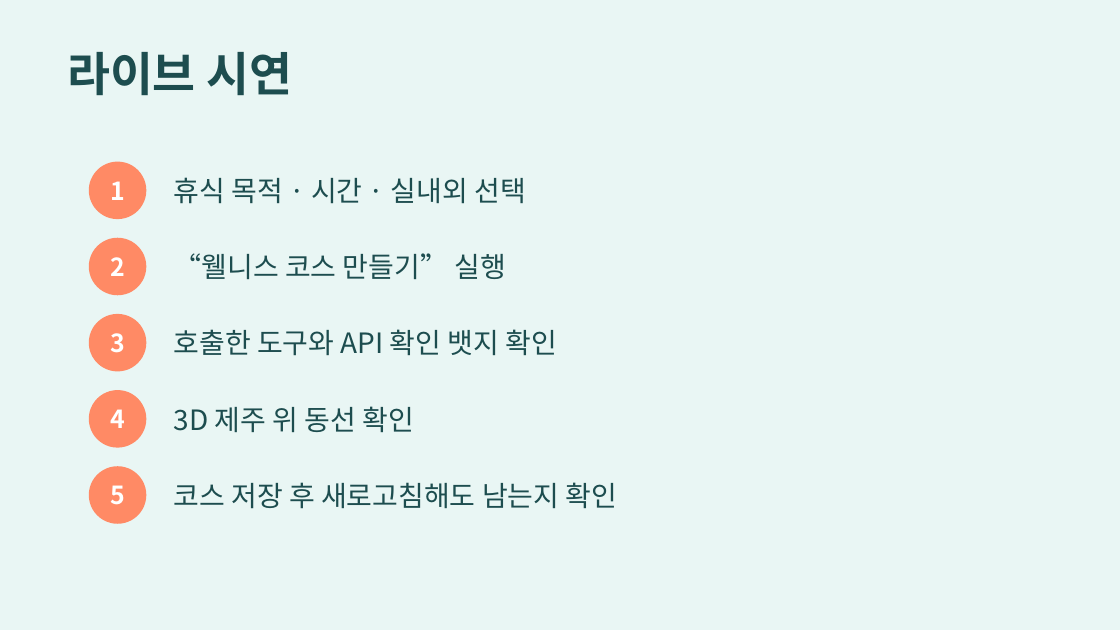
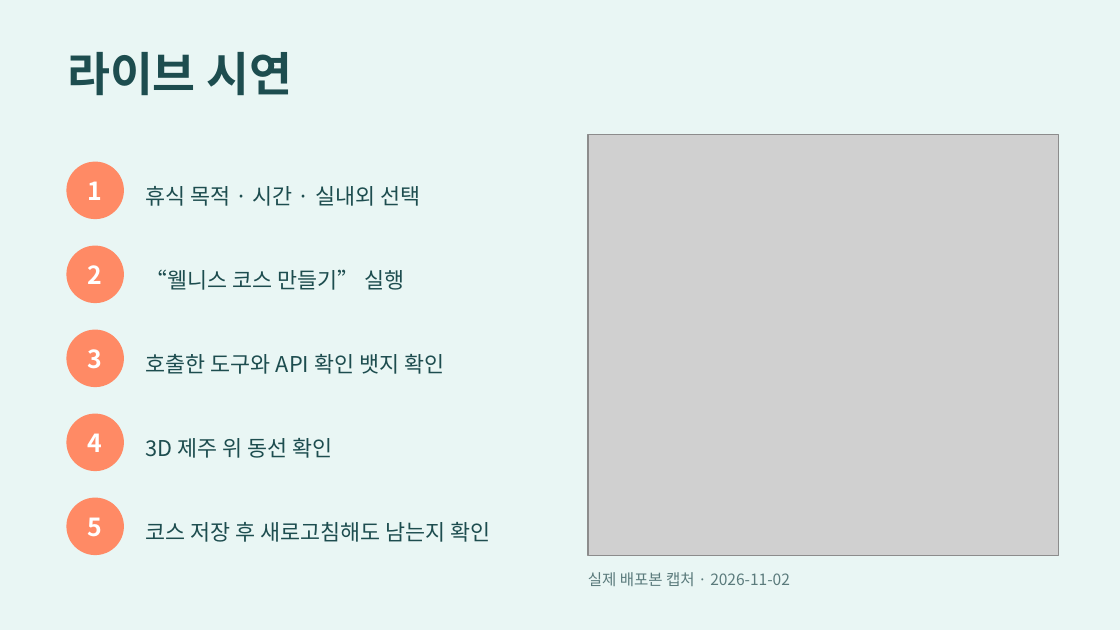
Before and after one commit to jeongeunlee0/jeju-wellness-concierge, a slide deck: slide 7 of docs/JEJU_WELLNESS_CONCIERGE.pptx. Drawn at 1120x630 pixels with LibreOffice and Linux fonts; fonts in the diff are those of the drawing; grey boxes stand for pictures. Boxes give left, top, right and bottom in pixels: in the first picture for what was removed or moved away, otherwise in the second. Text is boxed around its words. In the diff, an @@ line names an element or a change of style, - is before the commit and + after.

```diff
--- a/docs/JEJU_WELLNESS_CONCIERGE.pptx
+++ b/docs/JEJU_WELLNESS_CONCIERGE.pptx
@@ picture added at (588,134,1058,556) @@
@@ text "1": place and size @@
-text "1" at (110,181,125,200)
+text "1" at (88,181,103,200)
@@ ellipse: place and size @@
-ellipse at (90,162,146,218)
+ellipse at (67,162,123,218)
@@ text "휴식 목적 · 시간 · ...": place and size @@
-text "휴식 목적 · 시간 · ..." at (174,177,526,204)
+text "휴식 목적 · 시간 · ..." at (146,186,420,206)
@@ text "2": place and size @@
-text "2" at (110,257,125,276)
+text "2" at (88,265,103,284)
@@ ellipse: place and size @@
-ellipse at (90,239,146,295)
+ellipse at (67,246,123,302)
@@ text "“웰니스 코스 만들기” 실행": place and size @@
-text "“웰니스 코스 만들기” 실행" at (174,253,506,279)
+text "“웰니스 코스 만들기” 실행" at (146,269,404,290)
@@ text "3": place and size @@
-text "3" at (110,333,125,353)
+text "3" at (88,349,103,369)
@@ ellipse: place and size @@
-ellipse at (90,315,146,371)
+ellipse at (67,330,123,386)
@@ text "호출한 도구와 API 확인 뱃지 ...": place and size @@
-text "호출한 도구와 API 확인 뱃지 ..." at (174,329,557,356)
+text "호출한 도구와 API 확인 뱃지 ..." at (146,354,444,374)
@@ text "4": place and size @@
-text "4" at (110,409,125,428)
+text "4" at (88,433,103,452)
@@ ellipse: place and size @@
-ellipse at (90,391,146,447)
+ellipse at (67,414,123,470)
@@ text "3D 제주 위 동선 확인": place and size @@
-text "3D 제주 위 동선 확인" at (174,406,414,432)
+text "3D 제주 위 동선 확인" at (146,438,333,458)
@@ text "5": place and size @@
-text "5" at (110,485,125,505)
+text "5" at (88,517,103,537)
@@ ellipse: place and size @@
-ellipse at (90,467,146,523)
+ellipse at (67,498,123,554)
@@ size 18 to 14 pt in 5 elements at (146,186,420,206), (146,269,404,290), (146,354,444,374), (146,438,333,458), (146,522,491,542) @@
@@ text "코스 저장 후 새로고침해도 남는지 ...": place and size @@
-text "코스 저장 후 새로고침해도 남는지 ..." at (174,482,618,509)
+text "코스 저장 후 새로고침해도 남는지 ..." at (146,522,491,542)
@@ text added at (588,572,790,586), 10 pt, text #5B7B7C @@
+실제 배포본 캡처 · 2026-11-02
```
